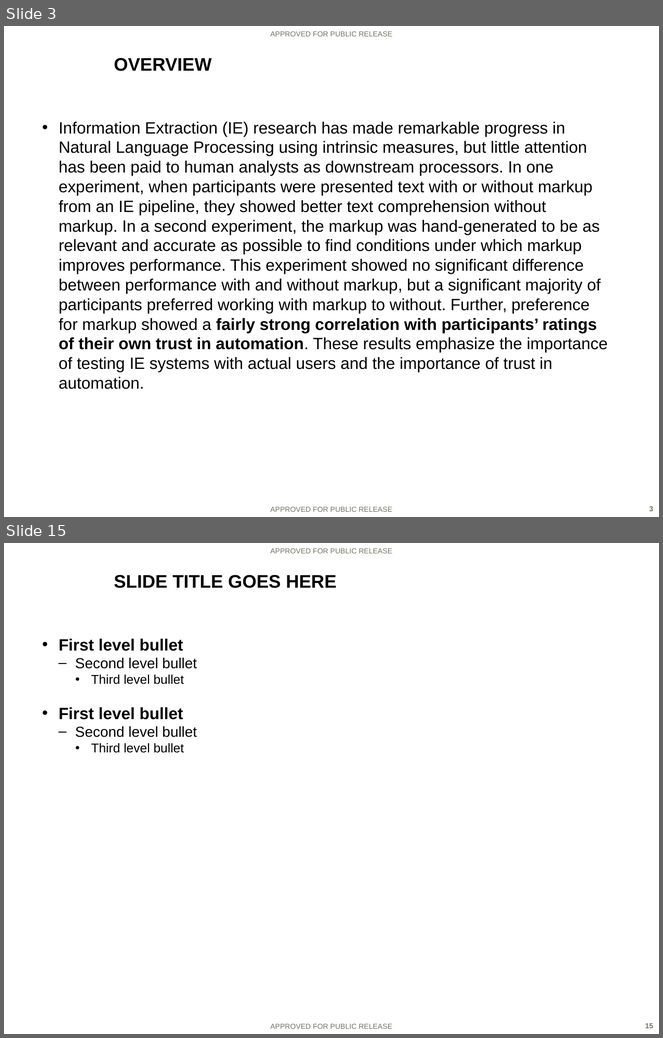
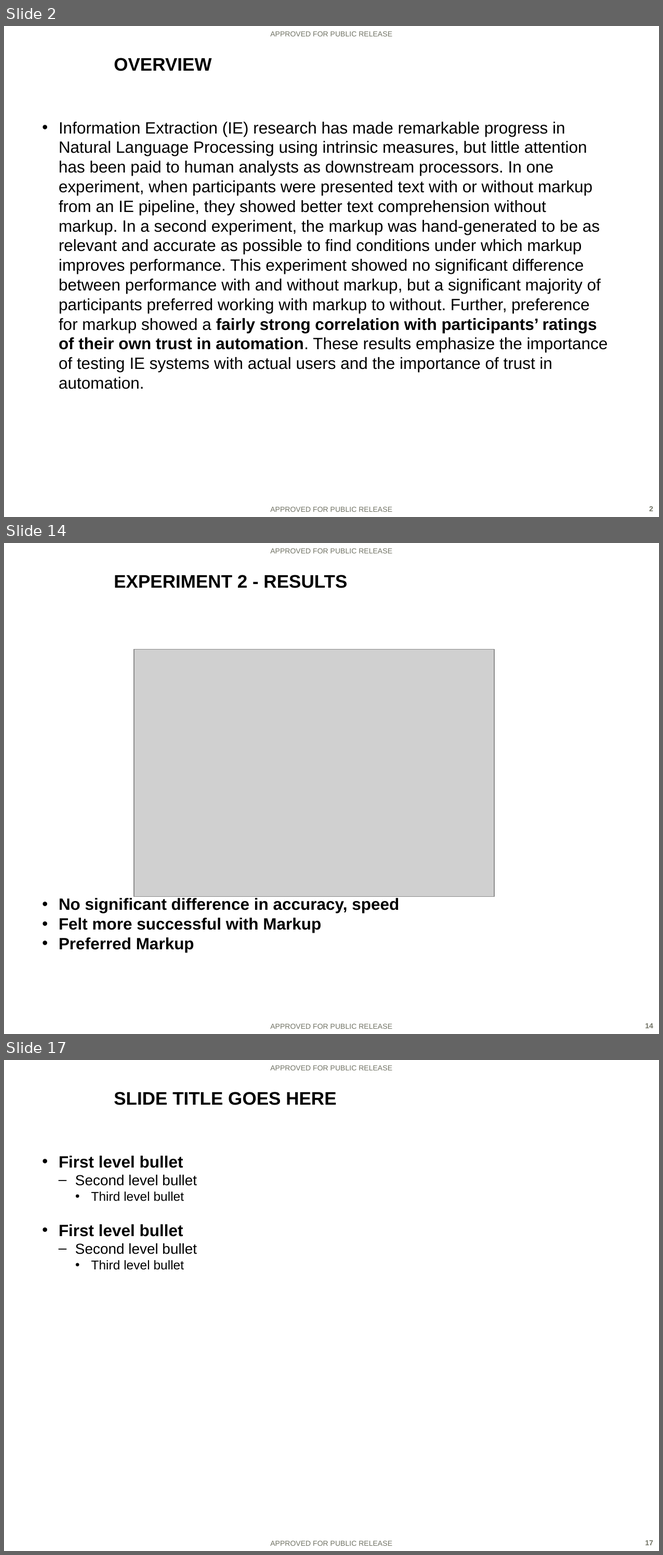
Before and after one commit to ezaroukian/ELICIT-2, a slide deck: analysis/Zaroukian-AHFE-presentation.PPTX. Shown one above the other, each under a label of ours: slides 3 and 15 before the commit, slides 2, 14 and 17 after it; the slides between them are not shown. The pictures are 663x1038 and 663x1555 pixels, drawn with LibreOffice and Linux fonts; fonts in the diff are those of the drawing; grey boxes stand for pictures; background and template pictures are left out. Boxes give left, top, right and bottom in pixels: in the first picture for what was removed or moved away, otherwise in the second. Text is boxed around its words. In the diff, an @@ line names an element or a change of style, - is before the commit and + after.

```diff
--- a/analysis/Zaroukian-AHFE-presentation.PPTX
+++ b/analysis/Zaroukian-AHFE-presentation.PPTX
@@ slide 14 added at (x1=4, y1=543, x2=659, y2=1034), background picture (left out); not listed: 3 template elements that a slide beside it also shows @@
@@ title added at (x1=114, y1=575, x2=347, y2=588), 20 pt, text #000000, bold @@
+EXPERIMENT 2 - RESULTS
@@ picture added at (x1=133, y1=650, x2=494, y2=897) @@
@@ text added at (x1=59, y1=898, x2=399, y2=953), 18 pt, text #000000, bold @@
+• No significant difference in accuracy, speed
+• Felt more successful with Markup
+• Preferred Markup
@@ what was slide 3 is now slide 2 @@
@@ what was slide 15 is now slide 17 @@
@@ page number at (x1=645, y1=1540, x2=653, y2=1546): text changed @@
-15
+17
```
Also in this commit, not shown: 4 slides changed, 9 other slides added, 8 slides removed, 1 other file.
